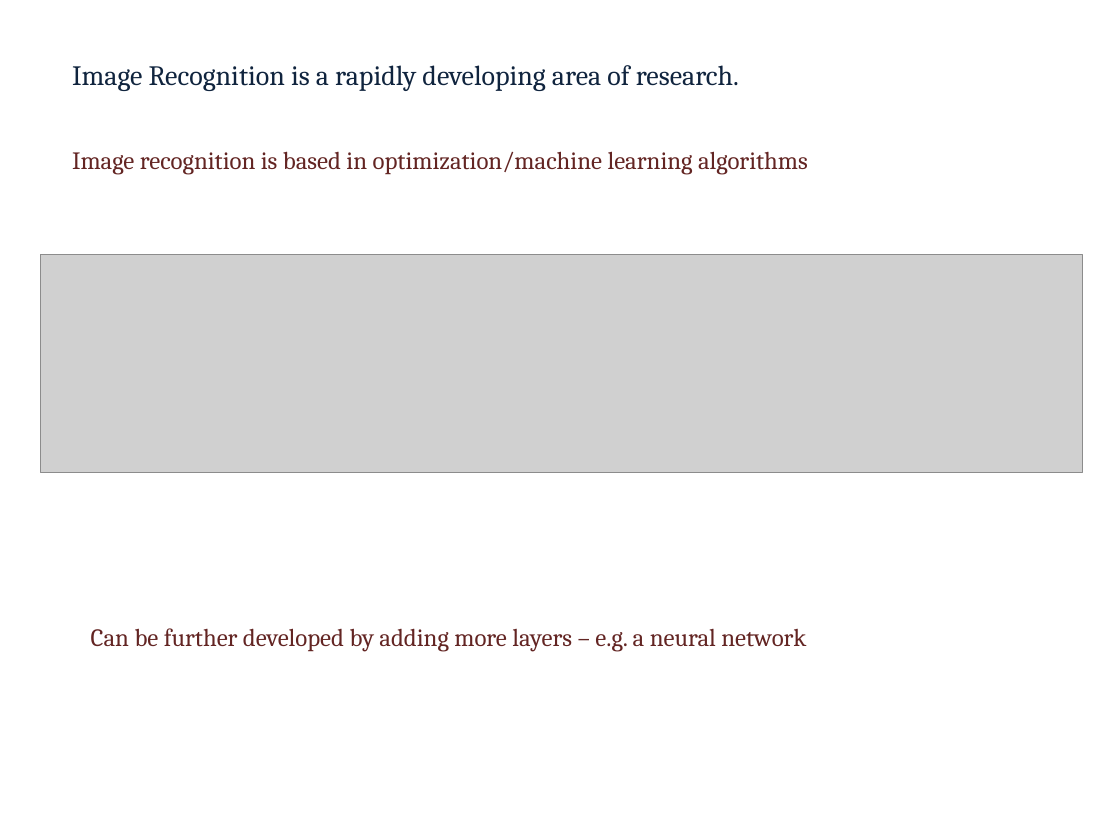
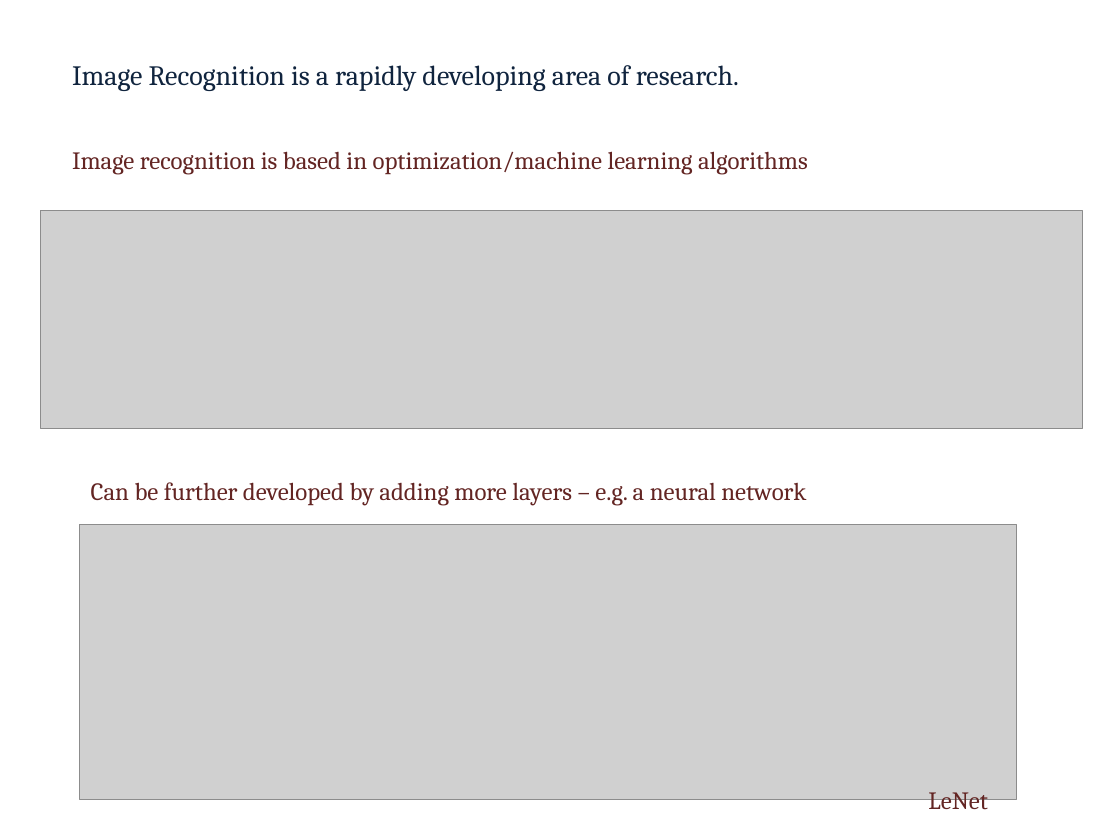
Before and after one commit to dcusworth/image_spark_mpi, a slide deck: slide 2 of benchmarks/Update_Rafa_1.pptx. Drawn at 1120x840 pixels with LibreOffice and Linux fonts; fonts in the diff are those of the drawing; grey boxes stand for pictures. Boxes give left, top, right and bottom in pixels: in the first picture for what was removed or moved away, otherwise in the second. Text is boxed around its words. In the diff, an @@ line names an element or a change of style, - is before the commit and + after.

```diff
--- a/benchmarks/Update_Rafa_1.pptx
+++ b/benchmarks/Update_Rafa_1.pptx
@@ picture: place and size @@
-picture at bbox=[40, 254, 1082, 473]
+picture at bbox=[40, 211, 1082, 429]
@@ text "Can be further developed by ...": place and size @@
-text "Can be further developed by ..." at bbox=[91, 628, 806, 652]
+text "Can be further developed by ..." at bbox=[91, 482, 806, 506]
@@ picture added at bbox=[80, 524, 1016, 800] @@
@@ text added at bbox=[928, 792, 988, 814], 16 pt, text #632523 @@
+LeNet
```
Also in this commit, not shown: 1 other file.
